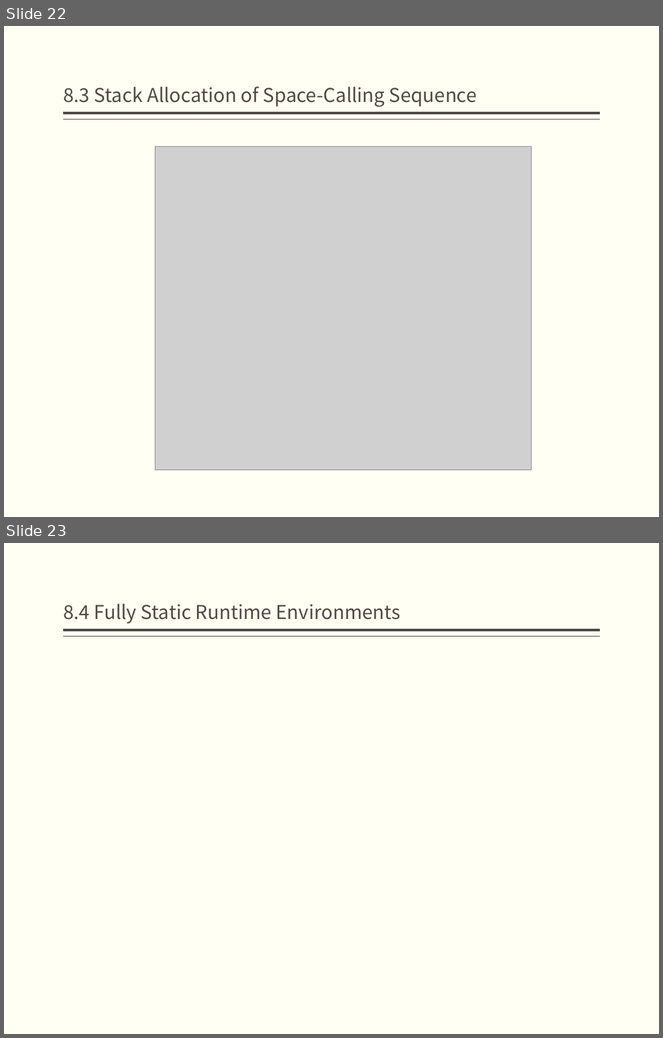
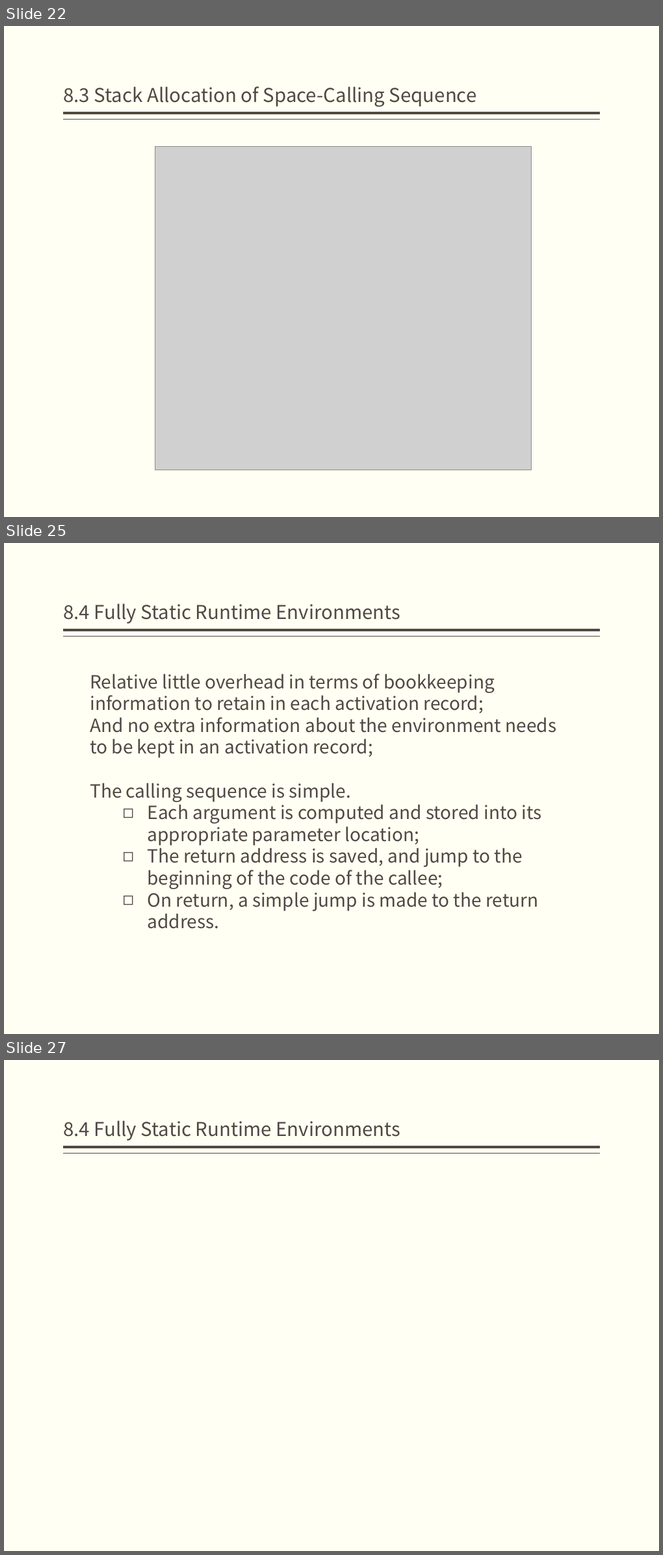
Before and after one commit to jz81/jz81.github.io, a slide deck: course/compiler/lecture/(Spring2020)Lecture8.pptx. Shown one above the other, each under a label of ours: slides 22 and 23 before the commit, slides 22, 25 and 27 after it; the slides between them are not shown. The pictures are 663x1038 and 663x1555 pixels, drawn with LibreOffice and Linux fonts; fonts in the diff are those of the drawing; grey boxes stand for pictures. Boxes give left, top, right and bottom in pixels: in the first picture for what was removed or moved away, otherwise in the second. Text is boxed around its words. In the diff, an @@ line names an element or a change of style, - is before the commit and + after.

Commit message:
revise

```diff
--- a/course/compiler/lecture/(Spring2020)Lecture8.pptx
+++ b/course/compiler/lecture/(Spring2020)Lecture8.pptx
@@ slide 25 added at box(4, 543, 659, 1034), background #FFFFF3; not listed: 2 template elements that a slide beside it also shows @@
@@ title added at box(63, 603, 400, 624), 21 pt, text #514843 @@
+8.4 Fully Static Runtime Environments
@@ text added at box(90, 674, 557, 929), 20 pt, text #514843 @@
+Relative little overhead in terms of bookkeeping information to retain in each activation record;
+And no extra information about the environment needs to be kept in an activation record;
+The calling sequence is simple.
+  ◻ Each argument is computed and stored into its appropriate parameter location;
+  ◻ The return address is saved, and jump to the beginning of the code of the callee;
+  ◻ On return, a simple jump is made to the return address.
@@ what was slide 23 is now slide 27 @@
```
Also in this commit, not shown: 5 other slides added.
